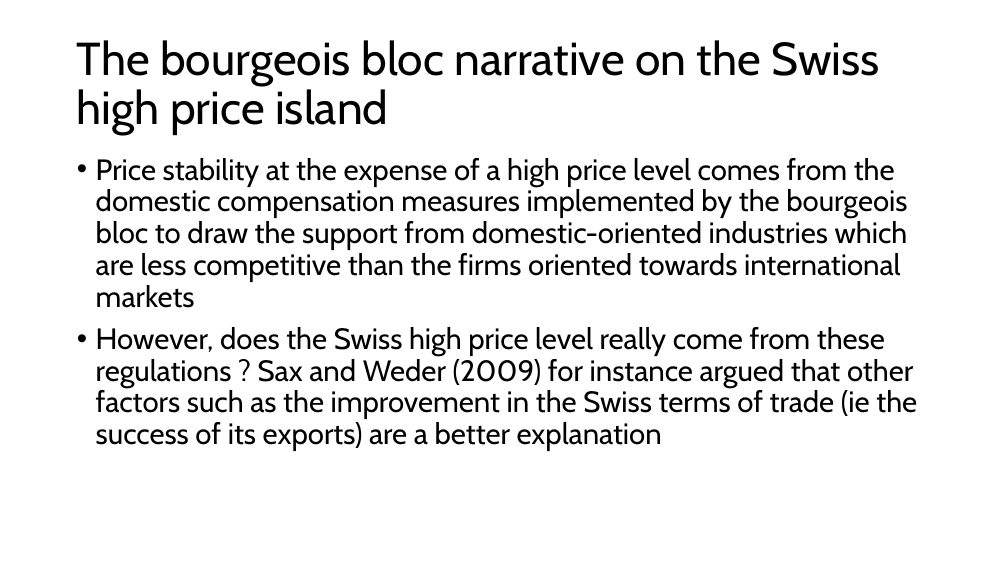
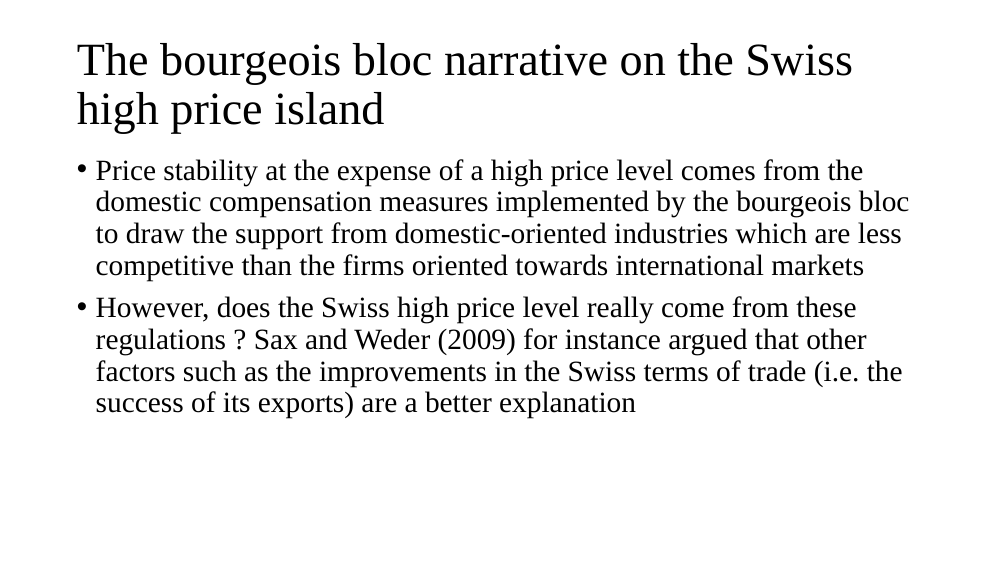
Before and after one commit to Jeylal/celalguney, a slide deck: slide 11 of posts/inflation suisse/presentation_eaepe.pptx. Drawn at 1008x567 pixels with LibreOffice and Linux fonts; fonts in the diff are those of the drawing. Boxes give left, top, right and bottom in pixels: in the first picture for what was removed or moved away, otherwise in the second. Text is boxed around its words. In the diff, an @@ line names an element or a change of style, - is before the commit and + after.

```diff
--- a/posts/inflation suisse/presentation_eaepe.pptx
+++ b/posts/inflation suisse/presentation_eaepe.pptx
@@ title "The bourgeois bloc narrative on ..." at (77,43,853,134): font Cabin to Times New Roman @@
@@ text at (96,159,910,281): font Cabin to Times New Roman in "Price stability at the expense of a ..." @@
@@ text at (96,296,903,419): text changed; font Cabin to Times New Roman @@
-• However, does the Swiss high price level really come from these regulations ? Sax and Weder (2009) for instance argued that other factors such as the improvement in the Swiss terms of trade (ie the success of its exports) are a better explanation
+• However, does the Swiss high price level really come from these regulations ? Sax and Weder (2009) for instance argued that other factors such as the improvements in the Swiss terms of trade (i.e. the success of its exports) are a better explanation
```
Also in this commit, not shown: 11 other slides changed, 5 other files.
